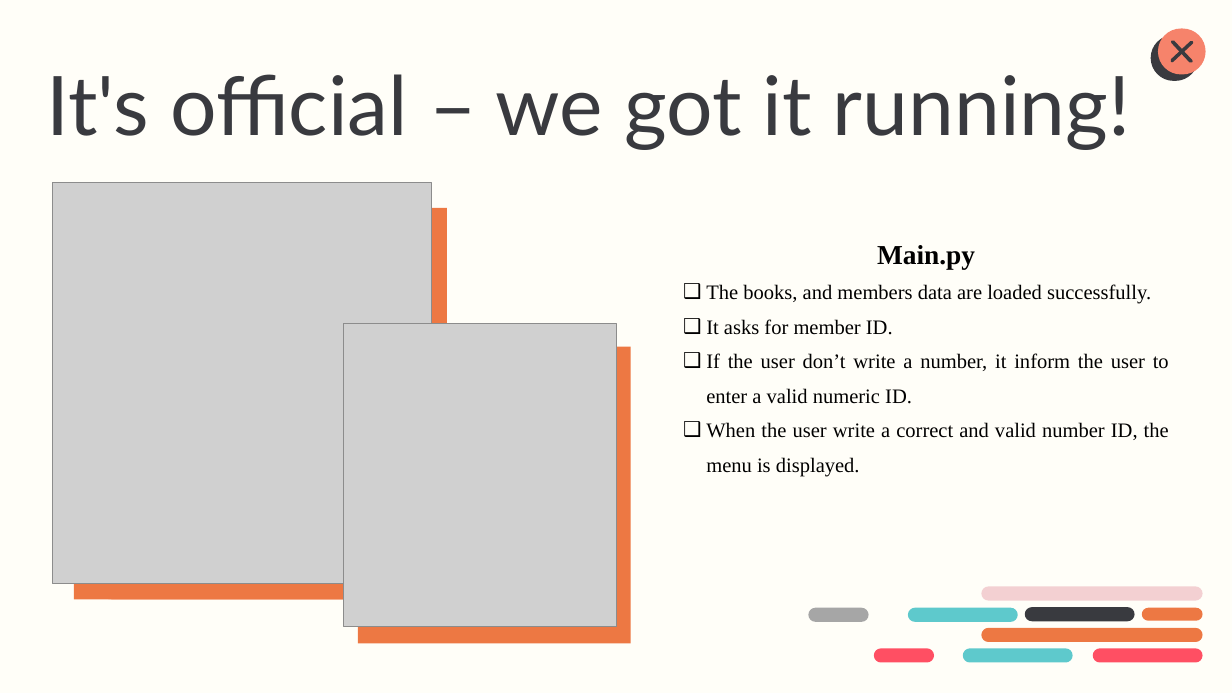
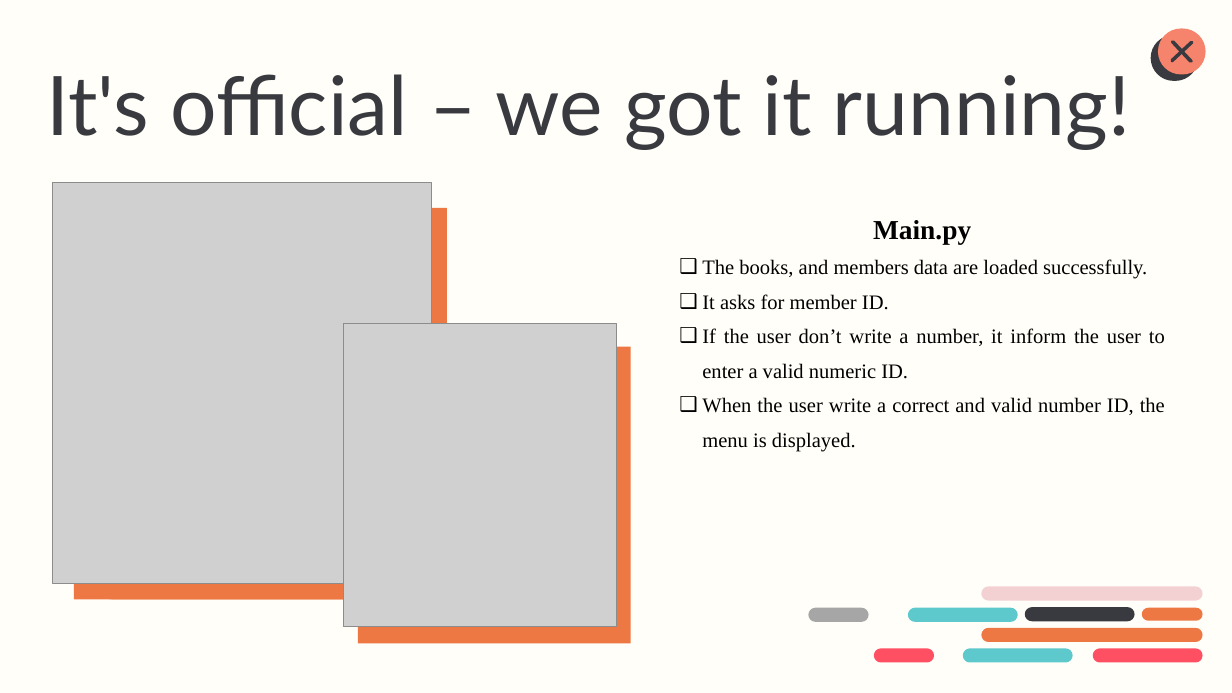
Before and after one commit to Mohamed-Salem-Ali/Library-Management-System, a slide deck: slide 28 of Library Console Management System.pptx. Drawn at 1232x693 pixels with LibreOffice and Linux fonts; fonts in the diff are those of the drawing; grey boxes stand for pictures; background and template pictures are left out. Boxes give left, top, right and bottom in pixels: in the first picture for what was removed or moved away, otherwise in the second. Text is boxed around its words. In the diff, an @@ line names an element or a change of style, - is before the commit and + after.

```diff
--- a/Library Console Management System.pptx
+++ b/Library Console Management System.pptx
@@ text "Main.py": place and size @@
-text "Main.py" at bbox=[706, 245, 1169, 477]
+text "Main.py" at bbox=[702, 220, 1165, 452]
```
Also in this commit, not shown: 1 other slide changed.
